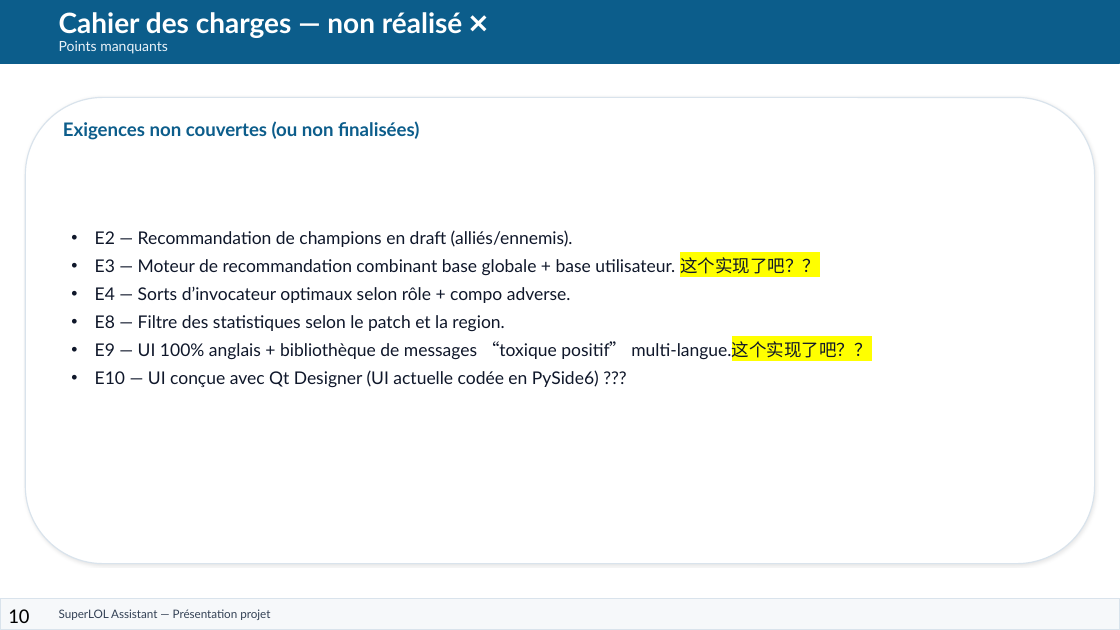
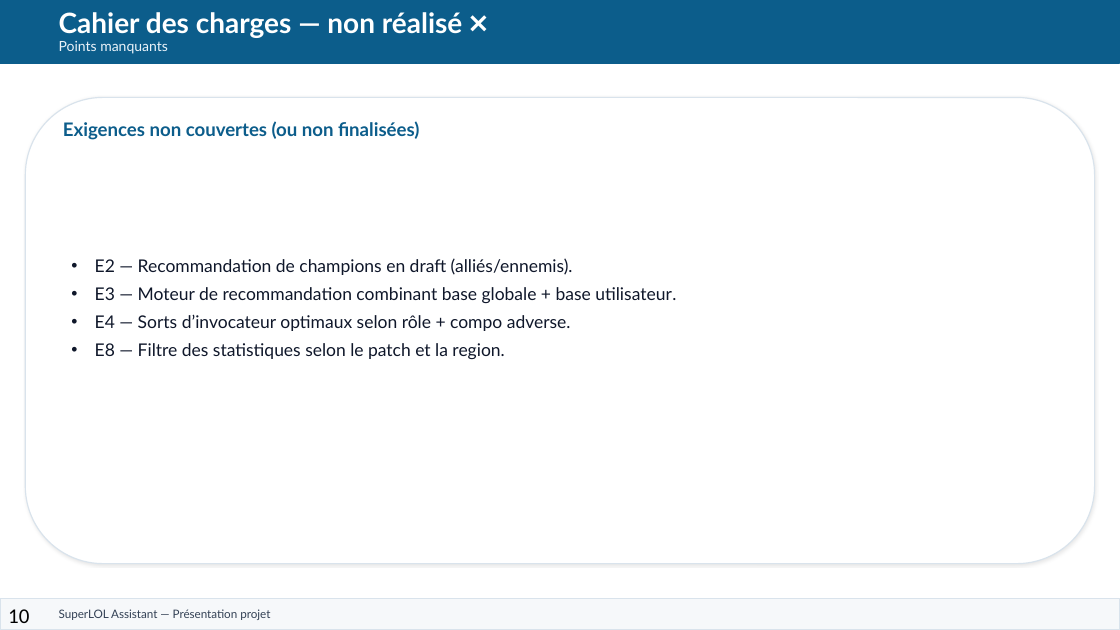
Before and after one commit to monsieurazazel-lgtm/PAI_2025_LEI_ZHANG_superLOLassistant, a slide deck: slide 10 of Soutenance_SuperLOL_Presentation.pptx. Drawn at 1120x630 pixels with LibreOffice and Linux fonts; fonts in the diff are those of the drawing. Boxes give left, top, right and bottom in pixels: in the first picture for what was removed or moved away, otherwise in the second. Text is boxed around its words. In the diff, an @@ line names an element or a change of style, - is before the commit and + after.

```diff
--- a/Soutenance_SuperLOL_Presentation.pptx
+++ b/Soutenance_SuperLOL_Presentation.pptx
@@ text at [95, 287, 676, 303]: text changed @@
-• E3 — Moteur de recommandation combinant base globale + base utilisateur. 这个实现了吧？？
+• E3 — Moteur de recommandation combinant base globale + base utilisateur.
@@ text at [95, 341, 871, 388]: paragraphs removed @@
-• E9 — UI 100% anglais + bibliothèque de messages “toxique positif” multi-langue.这个实现了吧？？
-• E10 — UI conçue avec Qt Designer (UI actuelle codée en PySide6) ???
```
Also in this commit, not shown: 5 other slides changed, 2 slides added.
